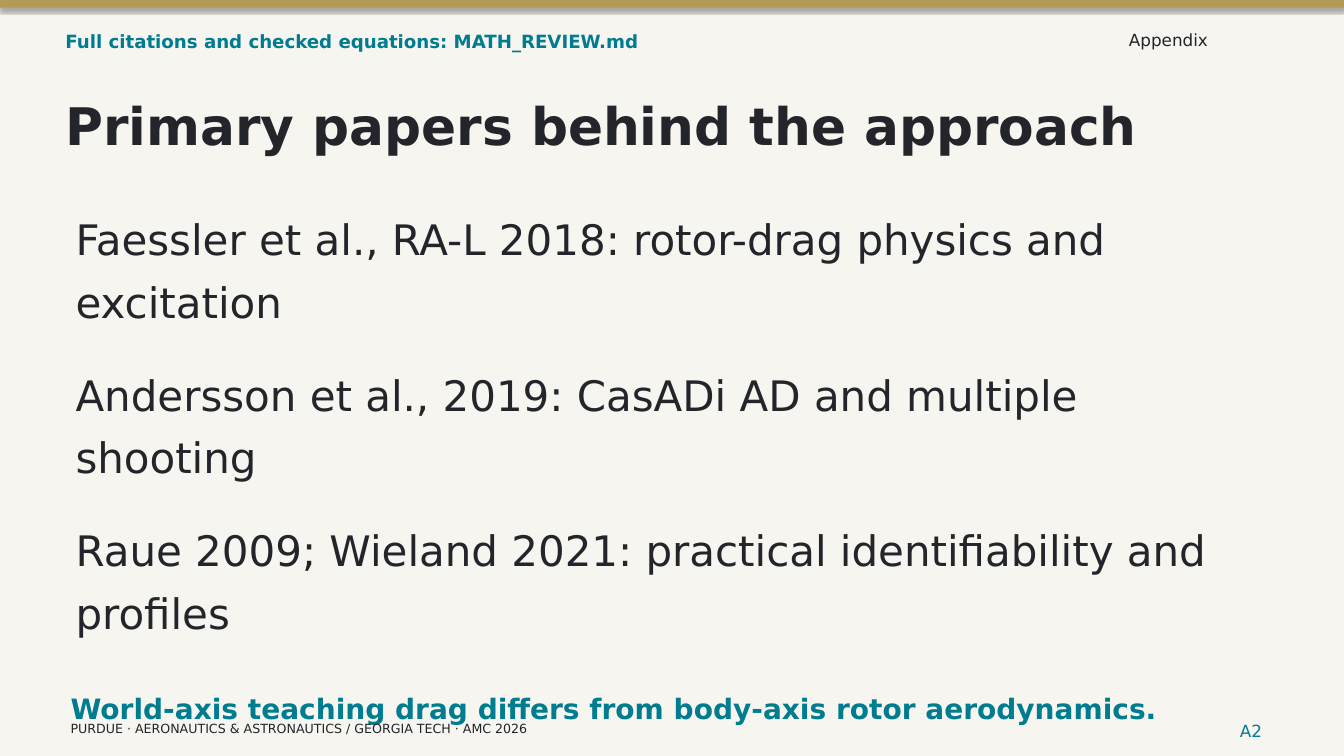
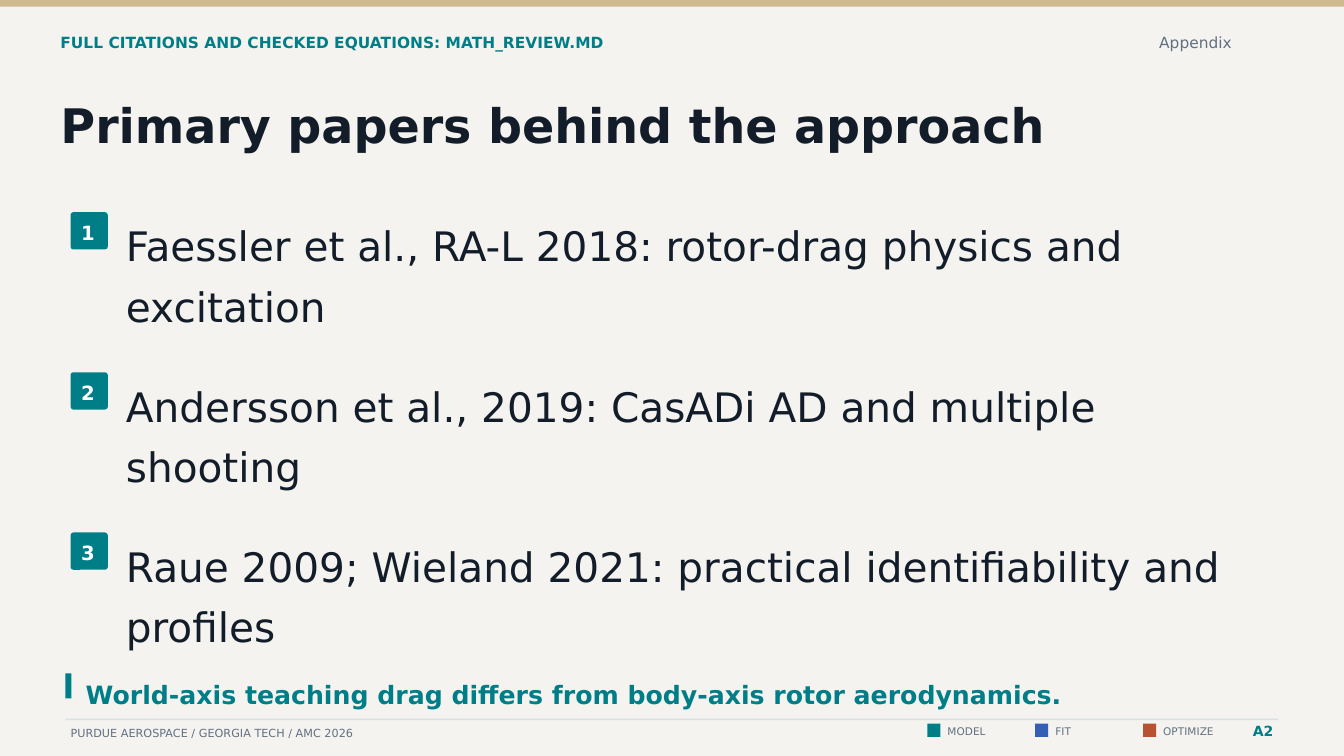
Before and after one commit to CogniPilot/rumoca-workshop, a slide deck: slide 26 of slides/workshop.pptx (slide 24 before the commit). Drawn at 1344x756 pixels with LibreOffice and Linux fonts; fonts in the diff are those of the drawing. Boxes give left, top, right and bottom in pixels: in the first picture for what was removed or moved away, otherwise in the second. Text is boxed around its words. In the diff, an @@ line names an element or a change of style, - is before the commit and + after.

Commit message:
Connect the workshop to interactive models, extensible backends and tested cloud tools

```diff
--- a/slides/workshop.pptx
+++ b/slides/workshop.pptx
@@ background #F7F5F0 to #F4F3EF @@
@@ rectangle at (0,0,1344,7): fill #B59A55 to #CFB991; shadow off @@
@@ text "Appendix": place and size @@
-text "Appendix" at (1129,33,1208,50)
+text "Appendix" at (1159,36,1232,51)
@@ text "Appendix" at (1159,36,1232,51): size 12 to 11 pt, text colour #23252A to #627081 @@
@@ text at (60,36,604,52): text changed; size 13 to 11 pt; text colour #007C91 to #007E87 @@
-Full citations and checked equations: MATH_REVIEW.md
+FULL CITATIONS AND CHECKED EQUATIONS: MATH_REVIEW.MD
@@ text "Primary papers behind the approach" at (60,107,1044,154): size 37 to 34 pt, text colour #23252A to #131D2A @@
@@ rounded rectangle added at (71,212,108,249), fill #007E87 @@
@@ text added at (81,225,95,240), 14 pt, text #FFFFFF, bold @@
+1
@@ text "Faessler et al., RA-L 2018: ...": place and size @@
-text "Faessler et al., RA-L 2018: ..." at (76,223,1105,319)
+text "Faessler et al., RA-L 2018: ..." at (126,230,1122,323)
@@ rounded rectangle added at (71,372,108,409), fill #007E87 @@
@@ text added at (81,385,95,400), 14 pt, text #FFFFFF, bold @@
+2
@@ text "Andersson et al., 2019: CasADi ...": place and size @@
-text "Andersson et al., 2019: CasADi ..." at (76,379,1077,482)
+text "Andersson et al., 2019: CasADi ..." at (126,391,1096,491)
@@ rounded rectangle added at (71,532,108,570), fill #007E87 @@
@@ size 30 to 29 pt, text colour #23252A to #131D2A in 3 elements at (126,230,1122,323), (126,391,1096,491), (126,551,1219,651) @@
@@ text "Raue 2009; Wieland 2021: practical ...": place and size @@
-text "Raue 2009; Wieland 2021: practical ..." at (76,534,1206,638)
+text "Raue 2009; Wieland 2021: practical ..." at (126,551,1219,651)
@@ text added at (81,545,95,561), 14 pt, text #FFFFFF, bold @@
+3
@@ rectangle added at (66,674,72,699), fill #007E87 @@
@@ text "World-axis teaching drag differs from ...": place and size @@
-text "World-axis teaching drag differs from ..." at (71,697,1156,725)
+text "World-axis teaching drag differs from ..." at (86,685,1062,710)
@@ text "World-axis teaching drag differs from ..." at (86,685,1062,710): size 20 to 18 pt, text colour #007C91 to #007E87 @@
@@ rectangle added at (66,719,1278,720), fill #D9DFE3 @@
@@ text "A2": place and size @@
-text "A2" at (1240,724,1262,737)
+text "A2" at (1253,725,1273,736)
@@ text "A2" at (1253,725,1273,736): size 12 to 10 pt, text colour #007C91 to #007E87, bold on @@
@@ text at (71,728,353,737): text changed; size 9 to 8 pt; text colour #23252A to #627081 @@
-PURDUE · AERONAUTICS & ASTRONAUTICS / GEORGIA TECH · AMC 2026
+PURDUE AEROSPACE / GEORGIA TECH / AMC 2026
@@ rectangle added at (928,724,941,737), fill #007E87 @@
@@ text added at (947,727,985,735), 7.5 pt, text #627081 @@
+MODEL
@@ rectangle added at (1035,724,1049,737), fill #345FB5 @@
@@ text added at (1055,727,1071,735), 7.5 pt, text #627081 @@
+FIT
@@ rectangle added at (1143,724,1156,737), fill #B65131 @@
@@ text added at (1163,727,1213,735), 7.5 pt, text #627081 @@
+OPTIMIZE
```
Also in this commit, not shown: 20 other slides changed, 7 slides added, 5 slides removed, 53 other files.
